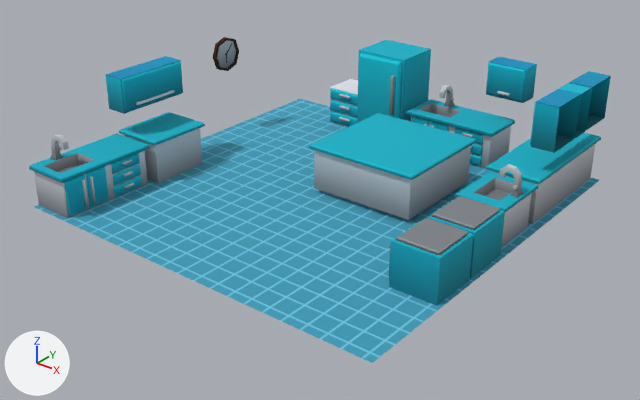
Two versions of the FBX model Assets/Models/Stage 1/s1_Kitchen_v2.fbx, one commit apart.
The view is the same before and after, from a 50 mm camera at (72.1, 2.91, 8.51) aimed at (61.25, 16.47, 0.1). Arrows for +X, +Y and +Z are at lower left; the lights stay in place. Where no turn or scale is listed for an object, it has been applied to the vertices. Vertices at the same position are counted once.

Objects in the first picture: 's1_Kitchen_v2'.
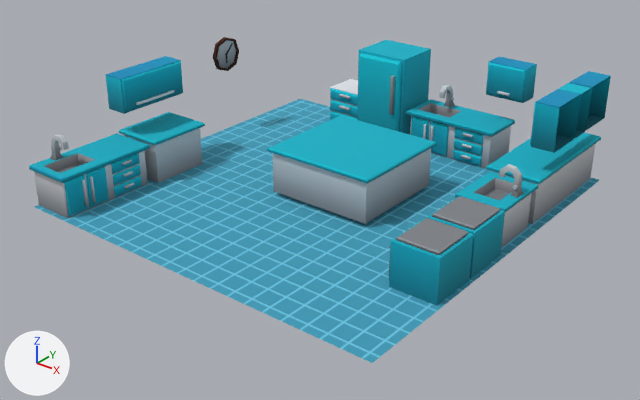
Pixel boxes [x1, y1, x2, y2] of what changed, in the pictures (640 x 400 px; the box of a moved part takes in the faces that stretch with it):
part 1 of me_plane_061, moved or reshaped
    before: [309, 113, 477, 220]
    after: [267, 116, 437, 224]

The change in detail:
me_plane_061 has 1219 vertices, 1000 faces and spans x -4.51..4.5, y -4.5..4.5, z 0.0..2.58.
me_plane_061 is used by ob_s1_kitchen_v2; location (61.0, 17.0, 0.0).
Verts and faces of me_plane_061; kept vertices keep their numbers, new ones are numbered from 1219.
Before the commit, vertices of me_plane_061: 598 (2.29, -0.13, 0.1) at pixel (408, 220), 599 (2.29, -0.13, 1.07), 600 (-0.22, -0.13, 0.1) at pixel (314, 188), 601 (-0.22, -0.13, 1.07), 602 (2.29, 2.3, 0.1) at pixel (468, 181).
Before the commit, vertices of me_plane_061: 603 (2.29, 2.3, 1.07), 604 (-0.22, 2.3, 0.1), 605 (-0.22, 2.3, 1.07), 606 (2.37, -0.21, 1.07) at pixel (411, 180), 607 (-0.3, -0.21, 1.07) at pixel (309, 148).
Before the commit, vertices of me_plane_061: 608 (-0.3, 2.38, 1.07), 609 (2.37, 2.38, 1.07) at pixel (476, 142), 610 (2.37, -0.21, 1.12) at pixel (411, 177), 611 (2.34, -0.18, 1.15) at pixel (411, 175), 612 (-0.27, -0.18, 1.15) at pixel (310, 144).
Before the commit, vertices of me_plane_061: 613 (-0.3, -0.21, 1.12) at pixel (309, 145), 614 (-0.27, 2.35, 1.15) at pixel (378, 113), 615 (-0.3, 2.38, 1.12) at pixel (377, 113), 616 (2.34, 2.35, 1.15) at pixel (474, 138), 617 (2.37, 2.38, 1.12) at pixel (476, 139).
Part 1, on me_plane_061:
Vertices 598 to 617 move by (-0.6, -0.7, 0.0).
